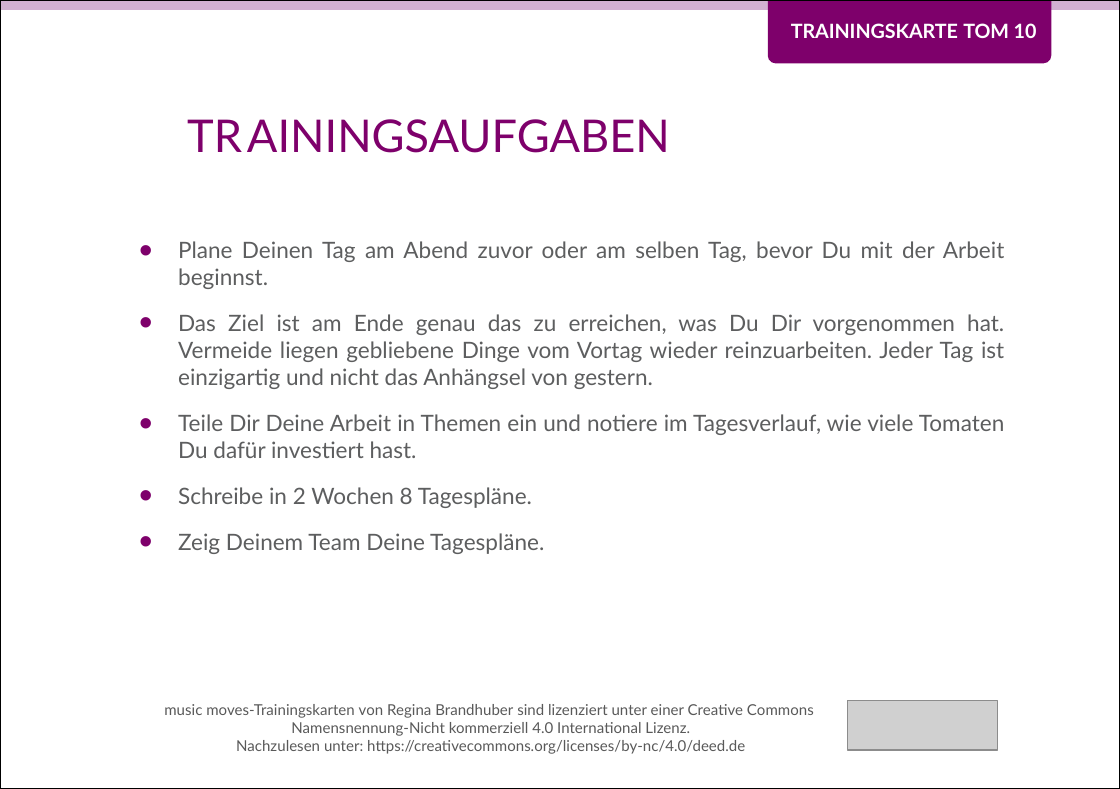
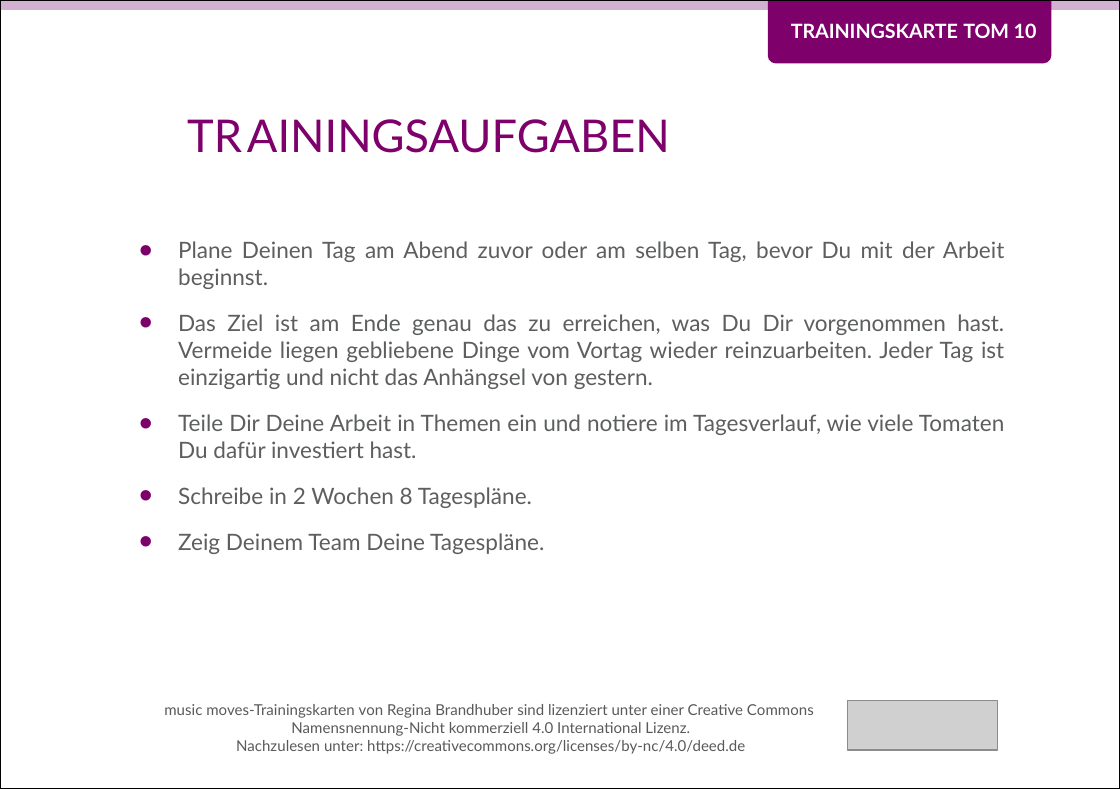
Before and after one commit to Teamtool/training-materials, a slide deck: slide 2 of training-cards/music moves/Tomatoes (TOM)/ger/apprentice/ger_TOM_10_Alles_Tomate_MM_A.pptx. Drawn at 1120x789 pixels with LibreOffice and Linux fonts; fonts in the diff are those of the drawing; grey boxes stand for pictures; background and template pictures are left out. Boxes give left, top, right and bottom in pixels: in the first picture for what was removed or moved away, otherwise in the second. Text is boxed around its words. In the diff, an @@ line names an element or a change of style, - is before the commit and + after.

```diff
--- a/training-cards/music moves/Tomatoes (TOM)/ger/apprentice/ger_TOM_10_Alles_Tomate_MM_A.pptx
+++ b/training-cards/music moves/Tomatoes (TOM)/ger/apprentice/ger_TOM_10_Alles_Tomate_MM_A.pptx
@@ text at (178,314,1004,389): text changed @@
-• Das Ziel ist am Ende genau das zu erreichen, was Du Dir vorgenommen hat. Vermeide liegen gebliebene Dinge vom Vortag wieder reinzuarbeiten. Jeder Tag ist einzigartig und nicht das Anhängsel von gestern.
+• Das Ziel ist am Ende genau das zu erreichen, was Du Dir vorgenommen hast. Vermeide liegen gebliebene Dinge vom Vortag wieder reinzuarbeiten. Jeder Tag ist einzigartig und nicht das Anhängsel von gestern.
```
Also in this commit, not shown: 1 other file.
